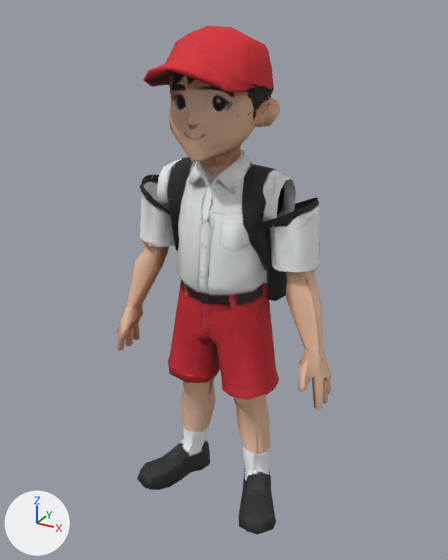
Renders of the glTF model assets/models/npc_anak_sd.glb from each side of a commit.
The view is the same before and after, from a camera (50 mm lens) standing at (0.724, -1.256, 1.316) and looking at (0.018, 0.026, 0.674). Lighting does not change. The marker at lower left points along +X, +Y and +Z. The picture after the commit comes second. Where no turn or scale is listed for an object, it has been applied to the vertices. Vertices at exactly the same position are counted once.

Objects in the first picture: 'arm_l', 'arm_r', 'head', 'leg_l', 'leg_r', 'torso'.
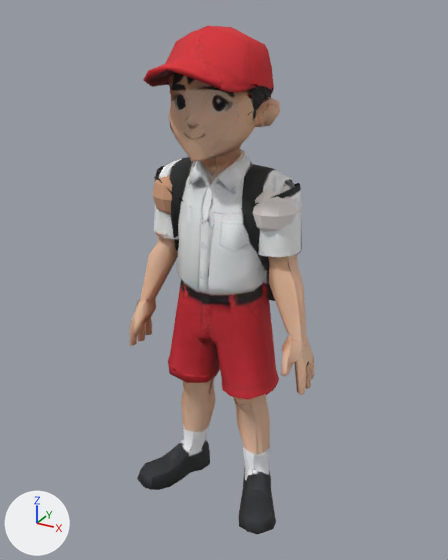
What changed in the scene script:
```text
Change me_model_003:
    used by ob_torso; location = (0.0, 0.0, 0.602)
    remove me_model_003.from_pydata(...)  # 747 vertices, 949 faces; spans x -0.166..0.166, y -0.082..0.169, z 0.0..0.448
    add me_model_003.from_pydata(...)  # 851 vertices, 1149 faces; spans x -0.199..0.199, y -0.082..0.169, z 0.0..0.448
    me_model_003 part 1: a new loose piece, a UV sphere (10 segments, 6 rings, poles along z) spanning x 0.072..0.199, y -0.01..0.123, z 0.207..0.34, in mat_model (picture img_texture_diffuse)
    me_model_003 part 2: a new loose piece, a UV sphere (10 segments, 6 rings, poles along z) spanning x -0.199..-0.072, y -0.01..0.123, z 0.207..0.34, in mat_model (picture img_texture_diffuse)
Change me_model_005:
    used by ob_arm_l; location = (0.125, 0.018, 0.805)
    remove me_model_005.from_pydata(...)  # 451 vertices, 528 faces; spans x -0.215..0.197, y -0.067..0.148, z -0.415..0.1
    add me_model_005.from_pydata(...)  # 451 vertices, 528 faces; spans x -0.262..0.149, y -0.105..0.11, z -0.438..0.077
    me_model_005 part 3: the whole mesh is moved by (-0.048, -0.038, -0.023)
Change me_model_006:
    used by ob_arm_r; location = (-0.125, 0.018, 0.805)
    remove me_model_006.from_pydata(...)  # 423 vertices, 492 faces; spans x -0.193..0.215, y -0.067..0.15, z -0.42..0.101
    add me_model_006.from_pydata(...)  # 423 vertices, 492 faces; spans x -0.146..0.262, y -0.105..0.112, z -0.443..0.078
    me_model_006 part 4: the whole mesh is moved by (0.048, -0.038, -0.023)
Change ob_arm_l:
    ob_arm_l.location: (0.125, 0.018, 0.805) -> (0.125, 0.056, 0.858)
Change ob_arm_r:
    ob_arm_r.location: (-0.125, 0.018, 0.805) -> (-0.125, 0.056, 0.858)
```

Changed parts and their boxes (x1, y1, x2, y2) in the pictures (448 x 560 px):
'torso', reshaped (6% wider)
    before: (157, 133, 296, 317)
    after: (153, 133, 301, 317)
'arm_l', moved
    before: (251, 197, 331, 410)
    after: (202, 183, 314, 395)
'arm_r', moved
    before: (117, 174, 214, 351)
    after: (130, 166, 191, 346)
part 1 of me_model_003, added
    after: (253, 183, 301, 232)
part 2 of me_model_003, added (brown)
    after: (153, 175, 172, 215)
